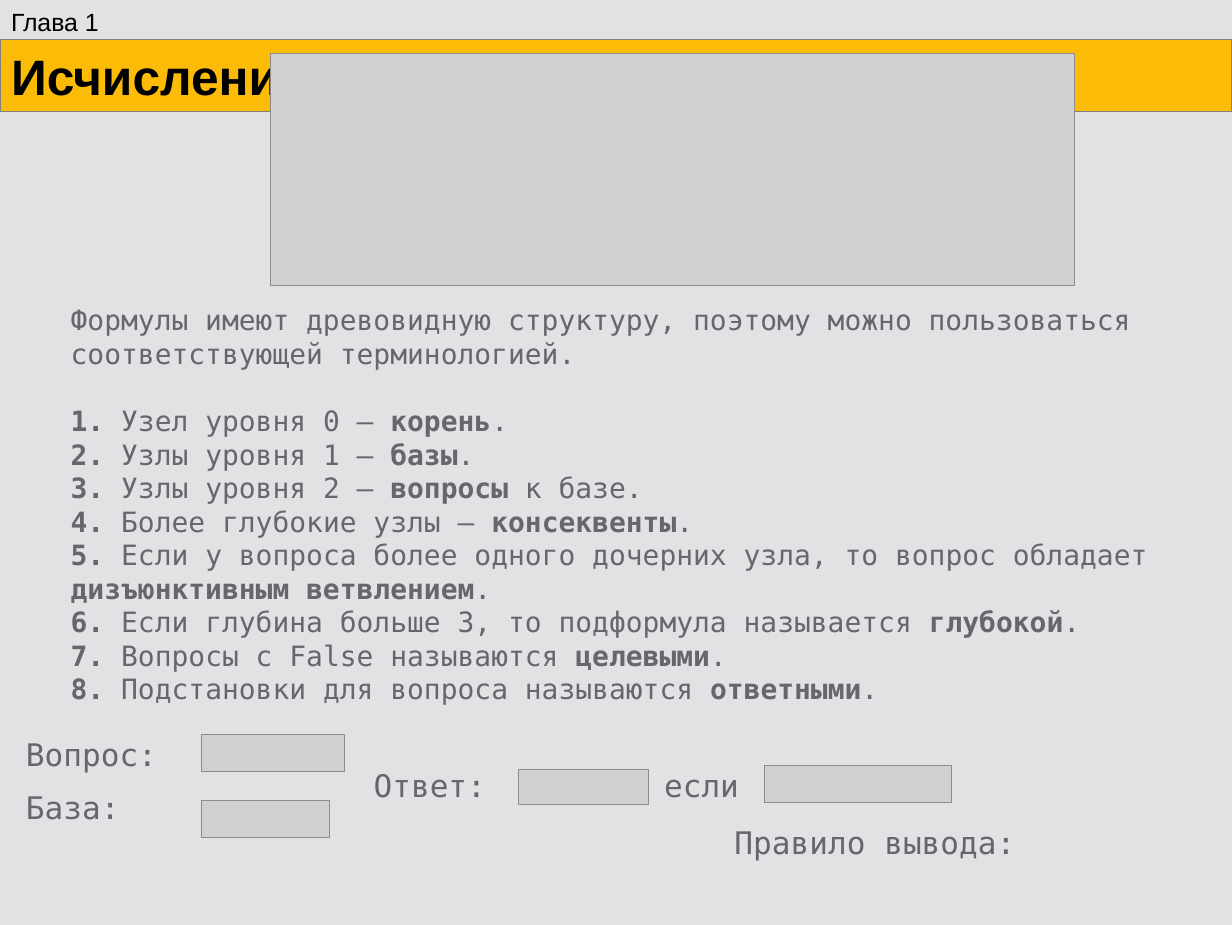
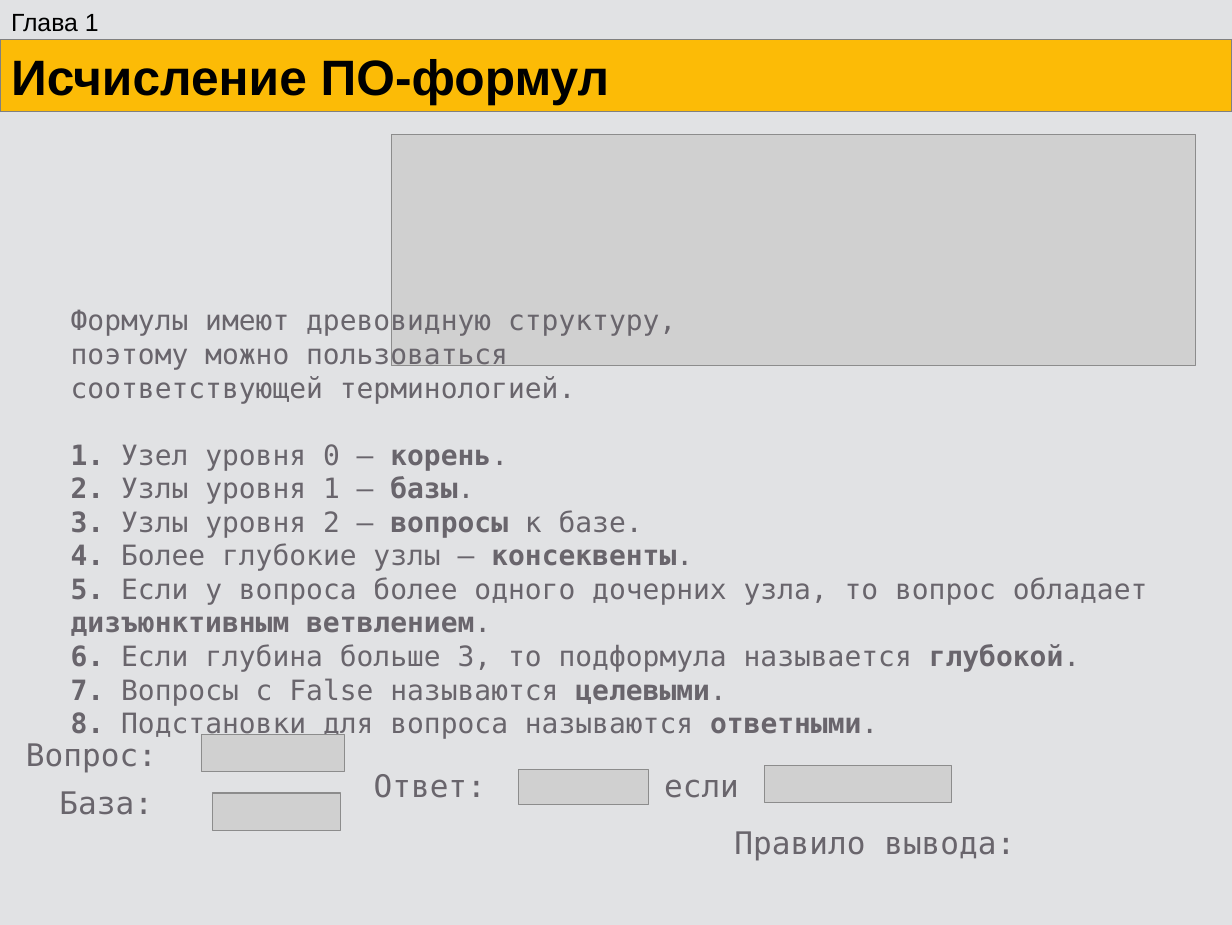
Before and after one commit to eugeneai/prisnif, a slide deck: slide 17 of brick/pres/pacman.odp. Drawn at 1232x925 pixels with LibreOffice and Linux fonts; fonts in the diff are those of the drawing; grey boxes stand for pictures; background and template pictures are left out. Boxes give left, top, right and bottom in pixels: in the first picture for what was removed or moved away, otherwise in the second. Text is boxed around its words. In the diff, an @@ line names an element or a change of style, - is before the commit and + after.

```diff
--- a/brick/pres/pacman.odp
+++ b/brick/pres/pacman.odp
@@ picture: place and size @@
-picture at [271, 54, 1074, 285]
+picture at [391, 134, 1195, 366]
@@ text at [71, 308, 676, 404]: text changed @@
-Формулы имеют древовидную структуру, поэтому можно пользоваться соответствующей терминологией.
+Формулы имеют древовидную структуру,
+поэтому можно пользоваться
+соответствующей терминологией.
@@ text "База:": place and size @@
-text "База:" at [26, 796, 120, 820]
+text "База:" at [59, 791, 153, 815]
@@ picture: place and size @@
-picture at [201, 800, 330, 837]
+picture at [212, 793, 341, 830]
```
Also in this commit, not shown: 4 other slides changed, 1 slide added, 1 other file.
